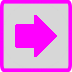
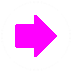
Comparing the layer stacks of the two (72, 72) images. Changes:
hid "Rounded Rectangle 1" over [0, 0, 72, 72]
